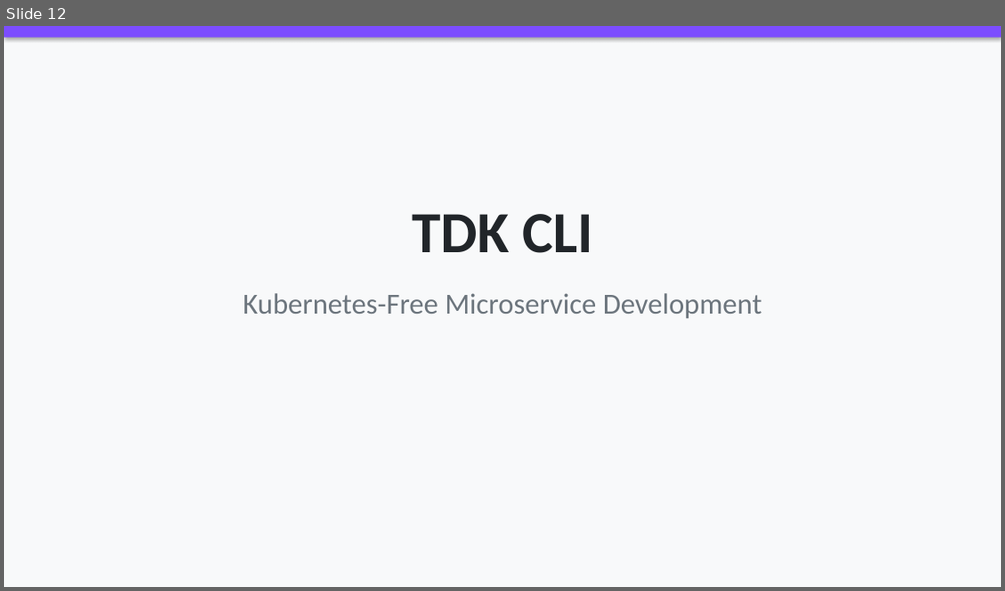
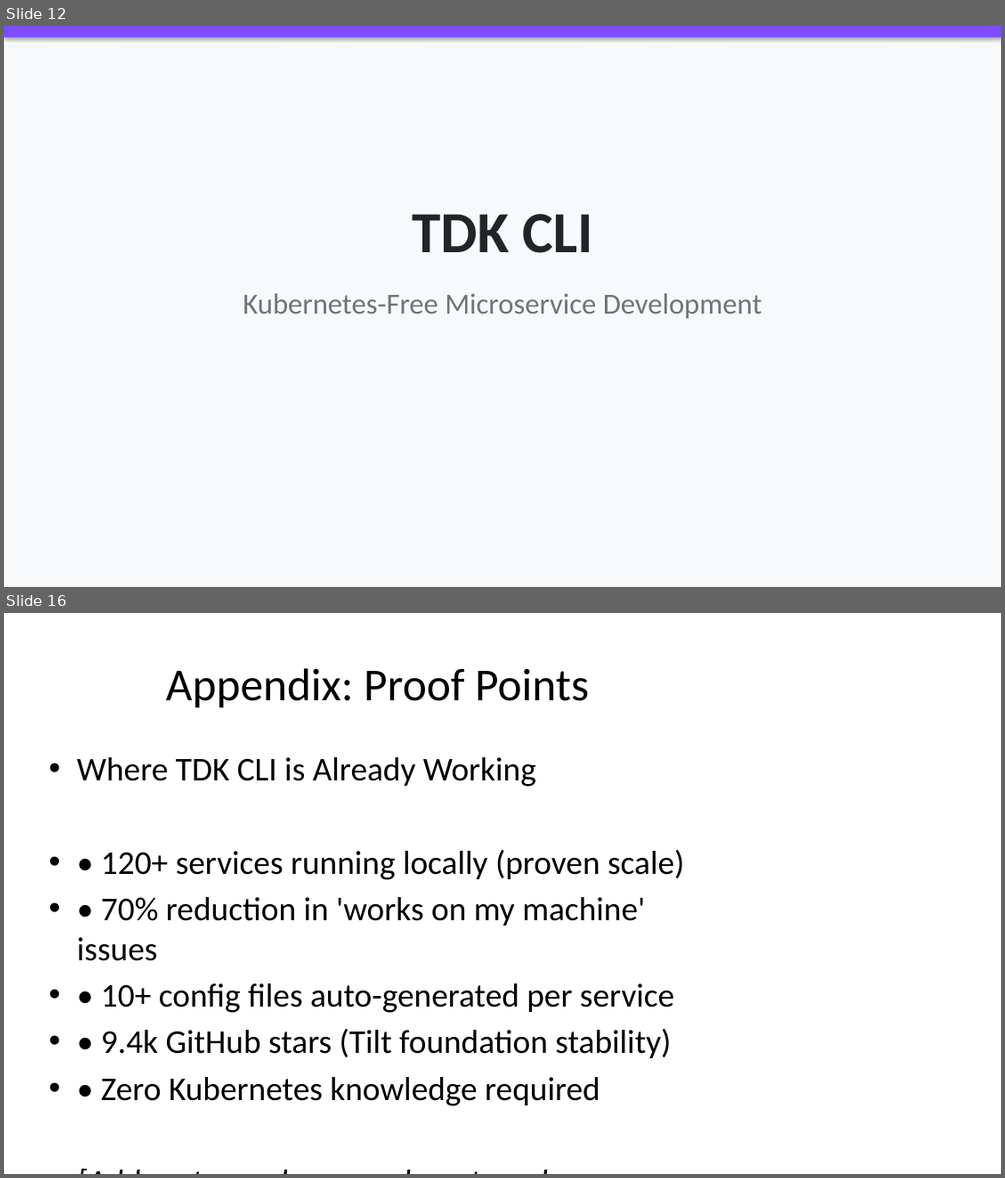
Before and after one commit to AK-Lmn/tdk-cli-core, a slide deck: TDK_CLI_Competitive_Positioning.pptx. Shown one above the other, each under a label of ours: slide 12 before the commit, slides 12 and 16 after it; the slides between them are not shown. The pictures are 1005x591 and 1005x1178 pixels, drawn with LibreOffice and Linux fonts; fonts in the diff are those of the drawing. Boxes give left, top, right and bottom in pixels: in the first picture for what was removed or moved away, otherwise in the second. Text is boxed around its words. In the diff, an @@ line names an element or a change of style, - is before the commit and + after.

```diff
--- a/TDK_CLI_Competitive_Positioning.pptx
+++ b/TDK_CLI_Competitive_Positioning.pptx
@@ slide 16 added at bbox=[4, 613, 1001, 1174], background #FFFFFF @@
@@ title added at bbox=[166, 668, 589, 708], 44 pt, text #000000 @@
+Appendix: Proof Points
@@ text added at bbox=[77, 757, 684, 1106], 32 pt, text #000000 @@
+• Where TDK CLI is Already Working
+• • 120+ services running locally (proven scale)
+• • 70% reduction in 'works on my machine' issues
+• • 10+ config files auto-generated per service
+• • 9.4k GitHub stars (Tilt foundation stability)
+• • Zero Kubernetes knowledge required
+• [Add customer logos and quotes when available]
```
Also in this commit, not shown: 3 other slides added, 4 other files.
